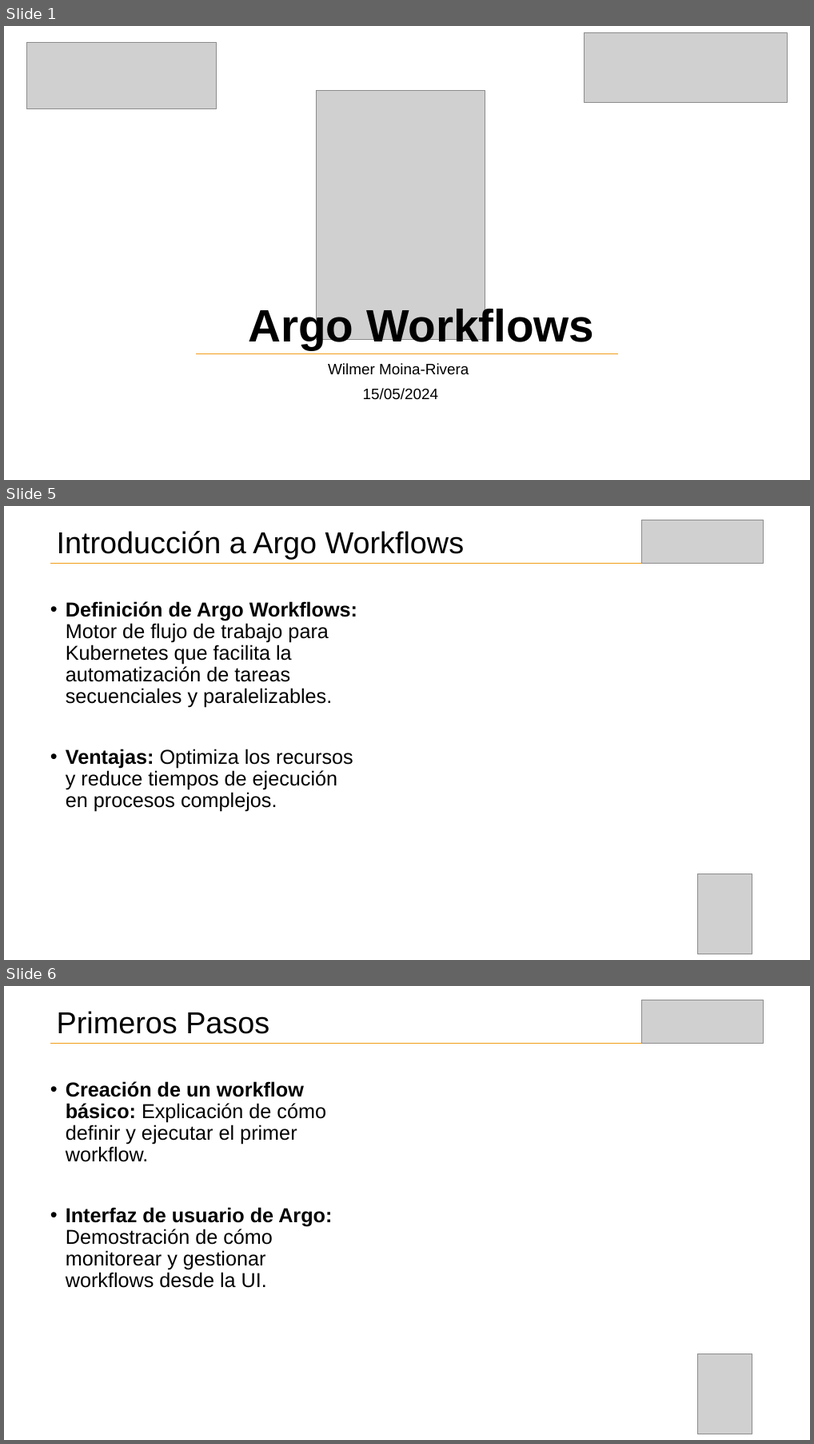
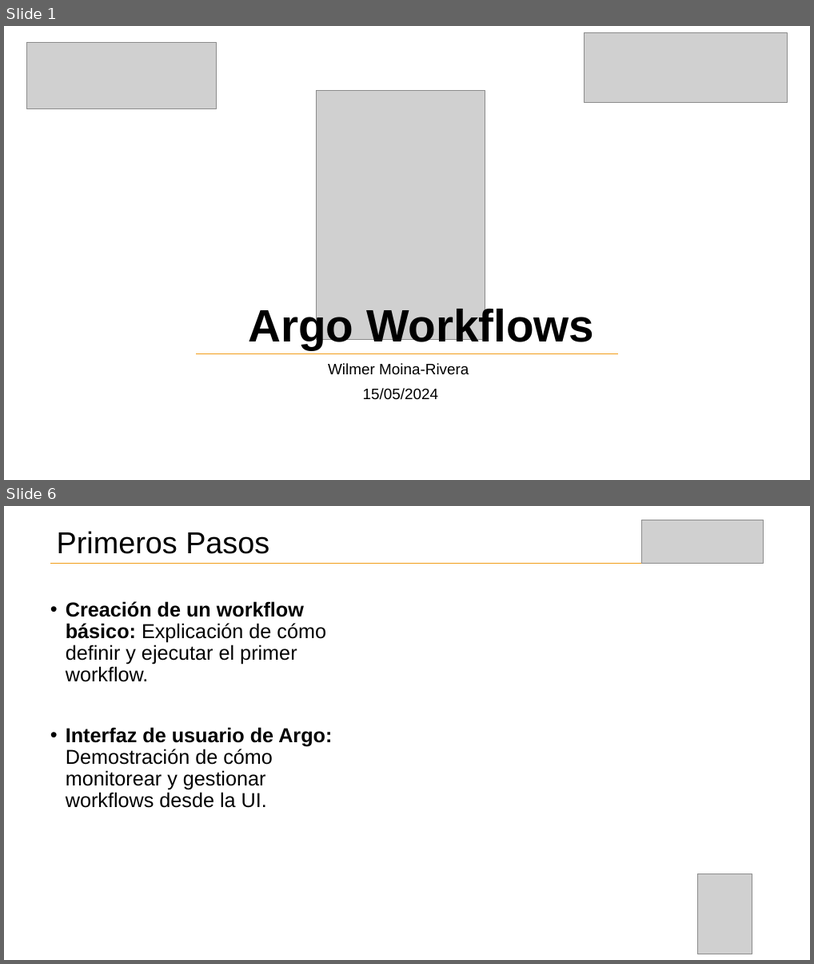
Before and after one commit to myworkshops/argo-workflows, a slide deck: documentation/argoworkflows.pptx. Shown one above the other, each under a label of ours: slides 1, 5 and 6 before the commit, slides 1 and 6 after it; the slides between them are not shown. The pictures are 814x1444 and 814x964 pixels, drawn with LibreOffice and Linux fonts; fonts in the diff are those of the drawing; grey boxes stand for pictures. Boxes give left, top, right and bottom in pixels: in the first picture for what was removed or moved away, otherwise in the second. Text is boxed around its words. In the diff, an @@ line names an element or a change of style, - is before the commit and + after.

```diff
--- a/documentation/argoworkflows.pptx
+++ b/documentation/argoworkflows.pptx
@@ slide 5 removed at [4, 506, 810, 960], background #FFFFFF @@
@@ picture removed at [642, 520, 764, 563] @@
@@ title removed at [57, 531, 465, 559] @@
-Introducción a Argo Workflows
@@ line removed from (50, 563) to (759, 563) @@
@@ text removed at [66, 601, 358, 812] @@
-• Definición de Argo Workflows: Motor de flujo de trabajo para Kubernetes que facilita la automatización de tareas secuenciales y paralelizables.
-• Ventajas: Optimiza los recursos y reduce tiempos de ejecución en procesos complejos.
@@ picture removed at [698, 874, 753, 954] @@
```
Also in this commit, not shown: 3 slides changed, 1 slide added.
